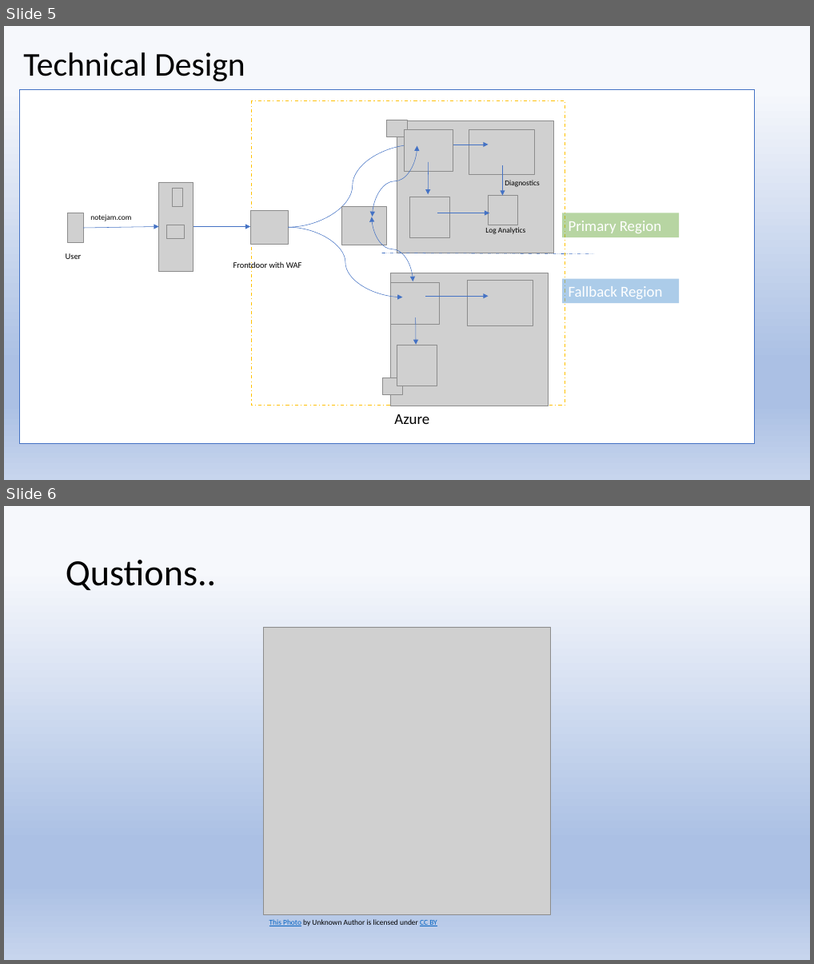
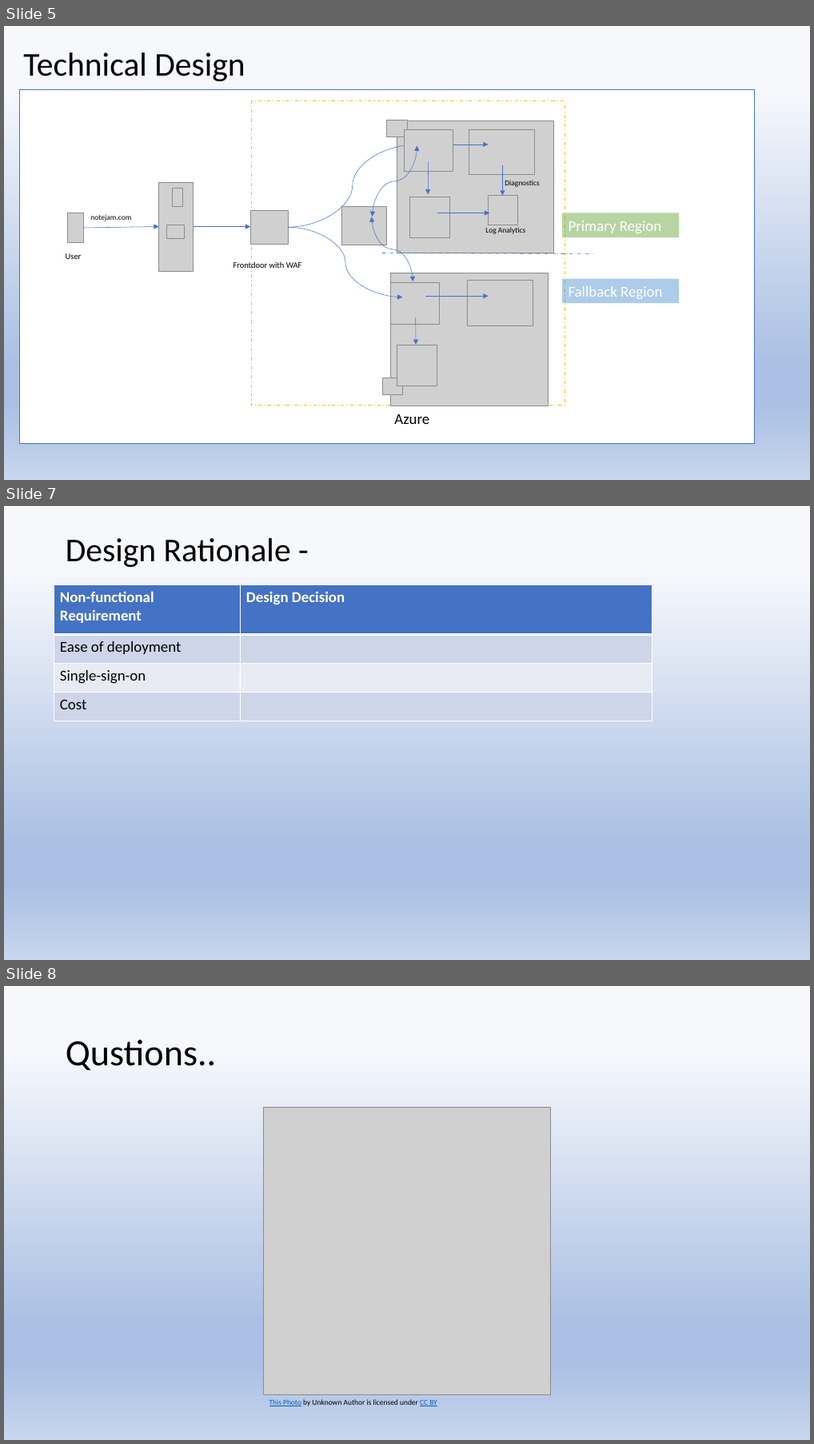
Before and after one commit to patild05/notejam, a slide deck: Documentation/notejam.pptx. Shown one above the other, each under a label of ours: slides 5 and 6 before the commit, slides 5, 7 and 8 after it; the slides between them are not shown. The pictures are 814x964 and 814x1444 pixels, drawn with LibreOffice and Linux fonts; fonts in the diff are those of the drawing; grey boxes stand for pictures. Boxes give left, top, right and bottom in pixels: in the first picture for what was removed or moved away, otherwise in the second. Text is boxed around its words. In the diff, an @@ line names an element or a change of style, - is before the commit and + after.

```diff
--- a/Documentation/notejam.pptx
+++ b/Documentation/notejam.pptx
@@ slide 7 added at box(4, 506, 810, 960), background gradient #F6F8FC to #ABC0E4 to #C7D5ED @@
@@ title added at box(66, 538, 291, 567), 39.6 pt, text #000000 @@
+Design Rationale -
@@ table added at box(54, 584, 652, 720), 4 rows, 2 columns @@
+Non-functional Requirement | Design Decision
+Ease of deployment | 
+Single-sign-on | 
+Cost | 
@@ what was slide 6 is now slide 8 @@
```
Also in this commit, not shown: 1 other slide added, 2 other files.
